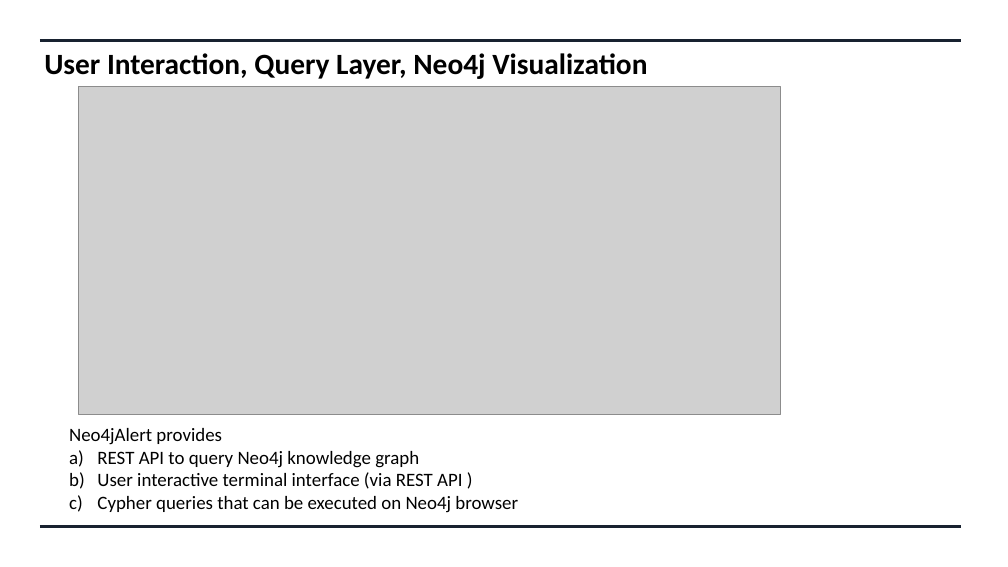
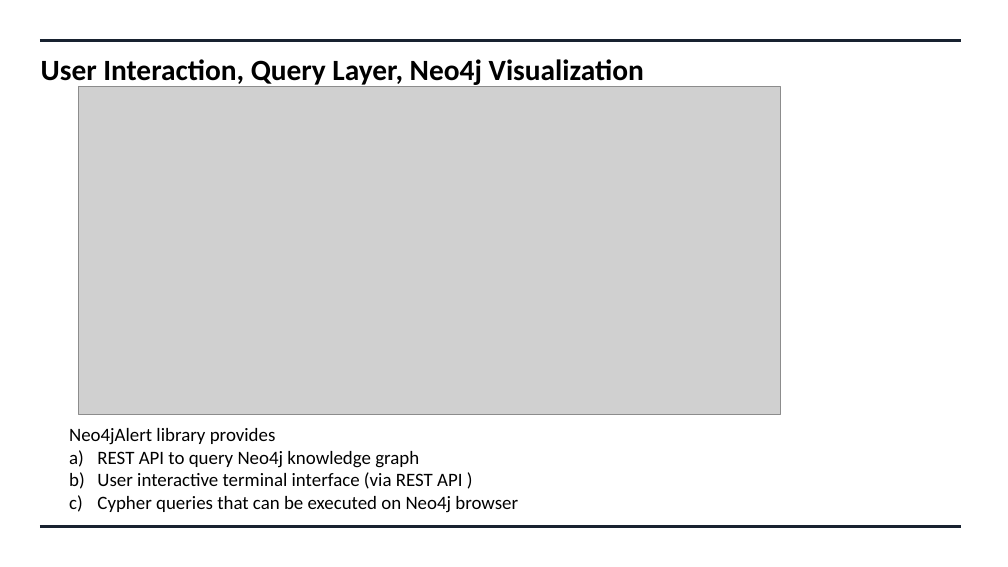
Before and after one commit to swatinanda/CS410-Fall2021-TeamAlpha, a slide deck: slide 9 of Team_Alpha_Presentation.pptx. Drawn at 1008x567 pixels with LibreOffice and Linux fonts; fonts in the diff are those of the drawing; grey boxes stand for pictures. Boxes give left, top, right and bottom in pixels: in the first picture for what was removed or moved away, otherwise in the second. Text is boxed around its words. In the diff, an @@ line names an element or a change of style, - is before the commit and + after.

```diff
--- a/Team_Alpha_Presentation.pptx
+++ b/Team_Alpha_Presentation.pptx
@@ text "User Interaction, Query Layer, Neo4j ...": place and size @@
-text "User Interaction, Query Layer, Neo4j ..." at (44, 53, 647, 79)
+text "User Interaction, Query Layer, Neo4j ..." at (41, 59, 644, 87)
@@ text at (69, 428, 276, 445): text changed @@
-Neo4jAlert provides
+Neo4jAlert library provides
```
Also in this commit, not shown: 5 other slides changed, 2 slides added.
